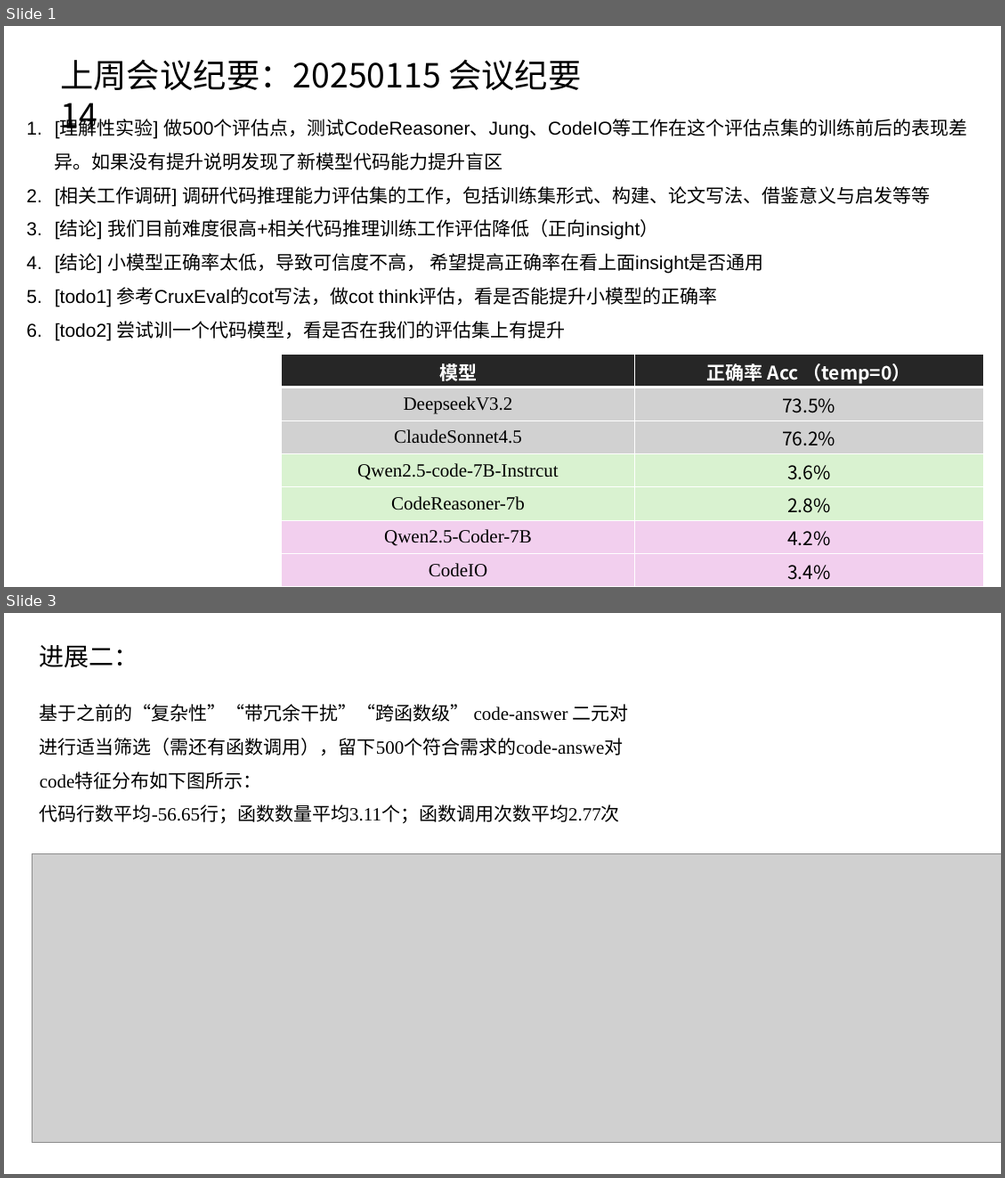
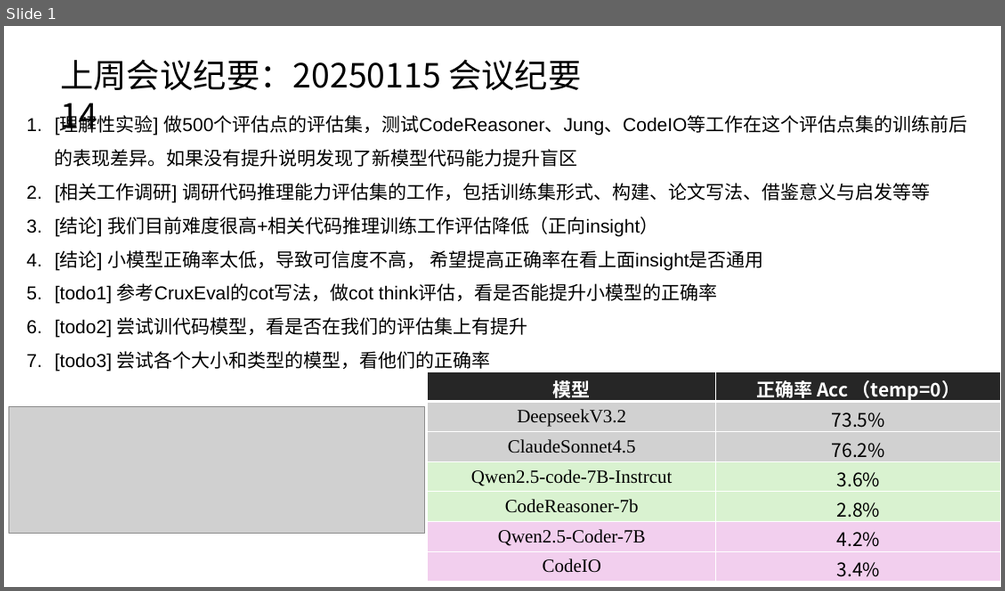
Before and after one commit to caoye04/TreecEva, a slide deck: 组会记录/组会0129.pptx. Shown one above the other, each under a label of ours: slides 1 and 3 before the commit, slide 1 after it; the slides between them are not shown. The pictures are 1005x1178 and 1005x591 pixels, drawn with LibreOffice and Linux fonts; fonts in the diff are those of the drawing; grey boxes stand for pictures. Boxes give left, top, right and bottom in pixels: in the first picture for what was removed or moved away, otherwise in the second. Text is boxed around its words. In the diff, an @@ line names an element or a change of style, - is before the commit and + after.

```diff
--- a/组会记录/组会0129.pptx
+++ b/组会记录/组会0129.pptx
@@ slide 3 removed at bbox=[4, 613, 1001, 1174], background #FFFFFF @@
@@ text removed at bbox=[40, 645, 139, 667] @@
-进展二：
@@ text removed at bbox=[40, 704, 629, 823] @@
-基于之前的“复杂性”“带冗余干扰”“跨函数级” code-answer 二元对
-进行适当筛选（需还有函数调用），留下500个符合需求的code-answe对
-code特征分布如下图所示：
-代码行数平均-56.65行；函数数量平均3.11个；函数调用次数平均2.77次
@@ picture removed at bbox=[32, 854, 1001, 1143] @@
@@ slide 1 changed as well @@
@@ text at bbox=[55, 115, 967, 167]: text changed @@
-1. [理解性实验] 做500个评估点，测试CodeReasoner、Jung、CodeIO等工作在这个评估点集的训练前后的表现差异。如果没有提升说明发现了新模型代码能力提升盲区
+1. [理解性实验] 做500个评估点的评估集，测试CodeReasoner、Jung、CodeIO等工作在这个评估点集的训练前后的表现差异。如果没有提升说明发现了新模型代码能力提升盲区
@@ text at bbox=[55, 317, 528, 370]: text changed @@
-6. [todo2] 尝试训一个代码模型，看是否在我们的评估集上有提升
+6. [todo2] 尝试训代码模型，看是否在我们的评估集上有提升
+7. [todo3] 尝试各个大小和类型的模型，看他们的正确率
@@ table: place and size @@
-table at bbox=[282, 354, 984, 587]
+table at bbox=[428, 371, 1001, 580]
@@ picture added at bbox=[9, 407, 425, 533] @@
```
Also in this commit, not shown: 25 other slides changed, 3 slides added, 2 other files.
